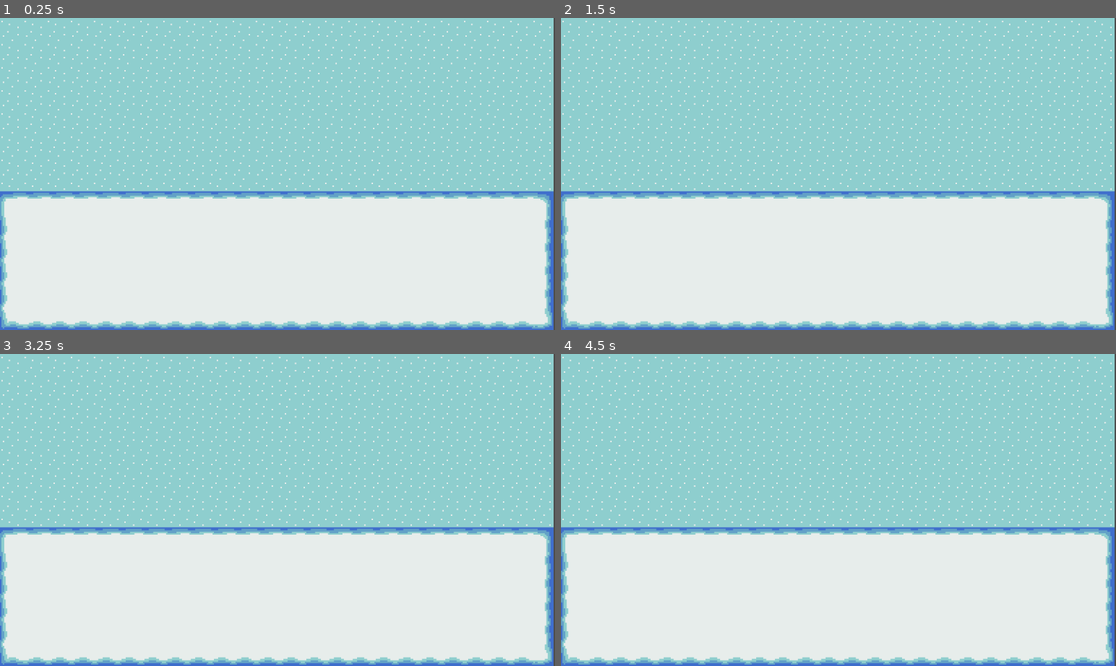
Above: before the commit, frames 1-4 (two rows, left to right).
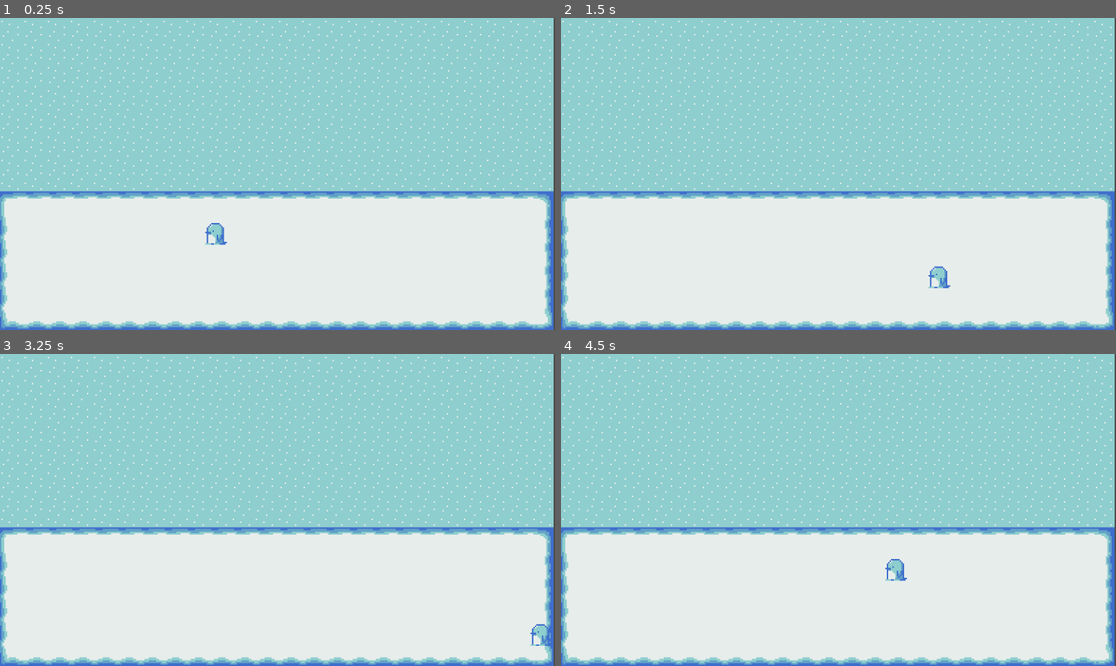
Above: after the commit, the same moments.

Repository: emilykrohn/Waddle
Game: Godot game, scene res://Scenes/main.tscn
Same seed, same stepped clock (60 frames per second), same inputs: the game is played once before the commit and once after it.
Inputs:
- Up to frame 1 (0.25 s): no input
- Up to frame 2 (1.5 s): tap Enter at 0.5 s; hold D (right) 0.53-1.28 s; hold S (down) from 1.28 s (still down)
- Up to frame 3 (3.25 s): tap Space at 2 s; release S (down) at 2.03 s; hold D (right) 2.03-2.78 s; tap Enter at 2.75 s; hold W (up) from 2.78 s (still down)
- Up to frame 4 (4.5 s): release W (up) at 3.53 s; hold A (left) from 3.53 s (still down)

The runs differ from the first frame. In frame 1, 0.2% of the frame differs, in the area x 36-41%, y 65-73%; in frame 2, 0.2%; in frame 3, 0.2%; in frame 4, 0.2%.

Commit message:
Decrease player speed from 300 to 150

Diff:
--- a/Scenes/main.tscn
+++ b/Scenes/main.tscn
@@ -1,7 +1,8 @@
-[gd_scene load_steps=6 format=3 uid="uid://bkrbp0p2aas26"]
+[gd_scene load_steps=7 format=3 uid="uid://bkrbp0p2aas26"]
 
 [ext_resource type="Texture2D" uid="uid://dobi8qq8uc3d4" path="res://Art/Background/Sky.png" id="1_eugpk"]
 [ext_resource type="Texture2D" uid="uid://fwhgkqwnd0t2" path="res://Art/Background/Snow.png" id="2_ldagl"]
+[ext_resource type="PackedScene" uid="uid://xum6wyd7p7pt" path="res://Scenes/player.tscn" id="3_60fi8"]
 
 [sub_resource type="TileSetAtlasSource" id="TileSetAtlasSource_i55v1"]
 texture = ExtResource("1_eugpk")
@@ -33,3 +34,6 @@
 [node name="Camera2D" type="Camera2D" parent="."]
 position = Vector2(193, 132)
 zoom = Vector2(3, 3)
+
+[node name="Player" parent="." instance=ExtResource("3_60fi8")]
+position = Vector2(150, 173)
--- a/Scripts/player.gd
+++ b/Scripts/player.gd
@@ -1,6 +1,6 @@
 extends CharacterBody2D
 
-const SPEED = 300.0
+const SPEED = 150.0
 
 func _physics_process(delta):
 	$%PlayerMovement.movement(SPEED)
